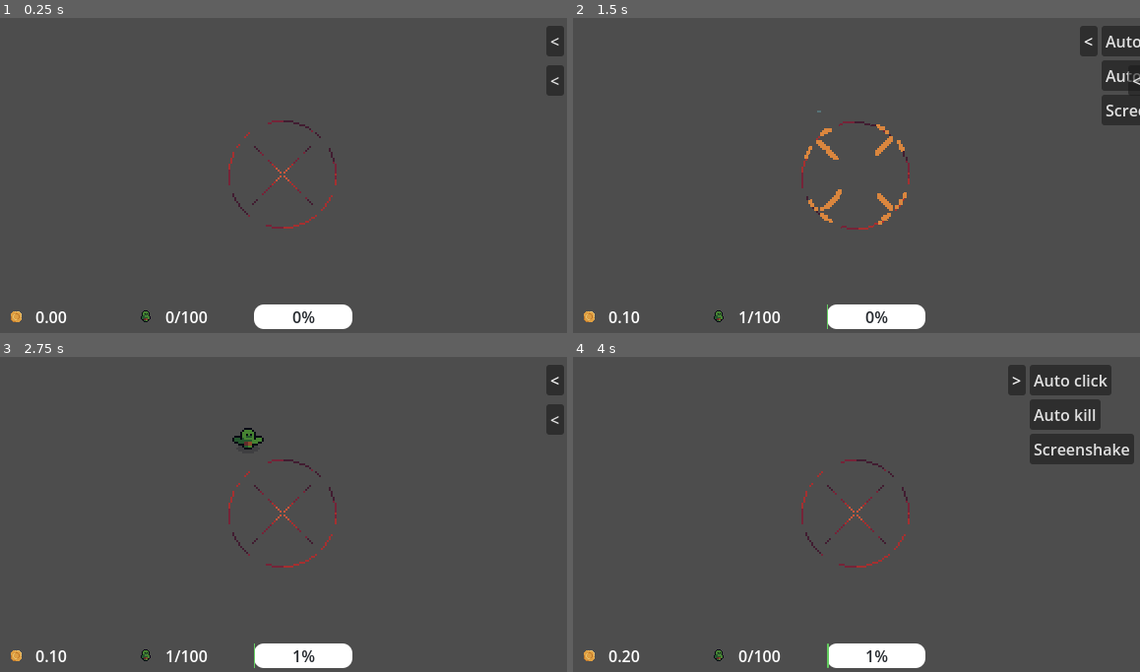
Above: before the commit, frames 1-4 (two rows, left to right).
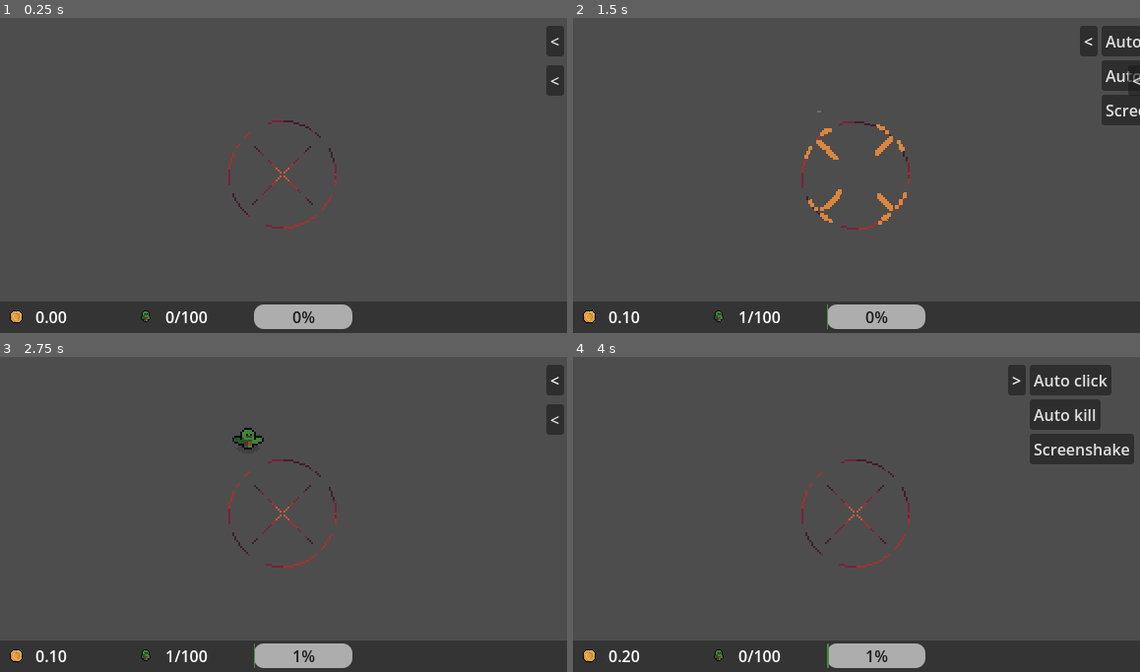
Above: after the commit, the same moments.

Repository: Jin9310/LudumDare55
Game: Godot game, scene res://NewGame/new_game.tscn
Same seed, same stepped clock (60 frames per second), same inputs: the game is played once before the commit and once after it.
Inputs (mouse positions are in pixels of both pictures, inside the frame that each line leads up to):
- Up to frame 1 (0.25 s): no input
- Up to frame 2 (1.5 s): click "<" at 0.5 s; tap Enter (ui_accept) at 1.25 s; drag from (856, 172) to (913, 103) at 1.27 s
- Up to frame 3 (2.75 s): drag from (249, 438) to (283, 511) at 2.02 s
- Up to frame 4 (4 s): tap Enter (ui_accept) at 2.75 s; move the mouse to (913, 442) at 2.77 s; hold D (move_right) 2.78-3.5 s; hold F 2.78-3.5 s; drag from (828, 577) to (686, 464) at 3.52 s

The runs differ from the first frame. In frame 1, 9.6% of the frame differs, in the area x 0-100%, y 90-100%; in frame 2, 9.6%; in frame 3, 9.6%; in frame 4, 9.6%.

Commit message:
changing a visuals a little

Diff:
--- a/UI/lower_bar.tscn
+++ b/UI/lower_bar.tscn
@@ -36,6 +36,10 @@
 grow_horizontal = 2
 grow_vertical = 0
 metadata/_edit_use_anchors_ = true
+
+[node name="ColorRect" type="ColorRect" parent="LowerMargin"]
+layout_mode = 2
+color = Color(0, 0, 0, 0.321569)
 
 [node name="HBoxContainer" type="HBoxContainer" parent="LowerMargin"]
 layout_mode = 2
@@ -102,4 +106,7 @@
 max_value = 250.0
 step = 1.0
 
+[node name="TextureRect" type="TextureRect" parent="LowerMargin"]
+layout_mode = 2
+
 [connection signal="pressed" from="LowerMargin/HBoxContainer/CanvasLayer/Kill_all_btn" to="." method="_on_button_pressed"]
Binary file changed: Art/coin/coin.ase
Binary file changed: Art/coin/coin.png
